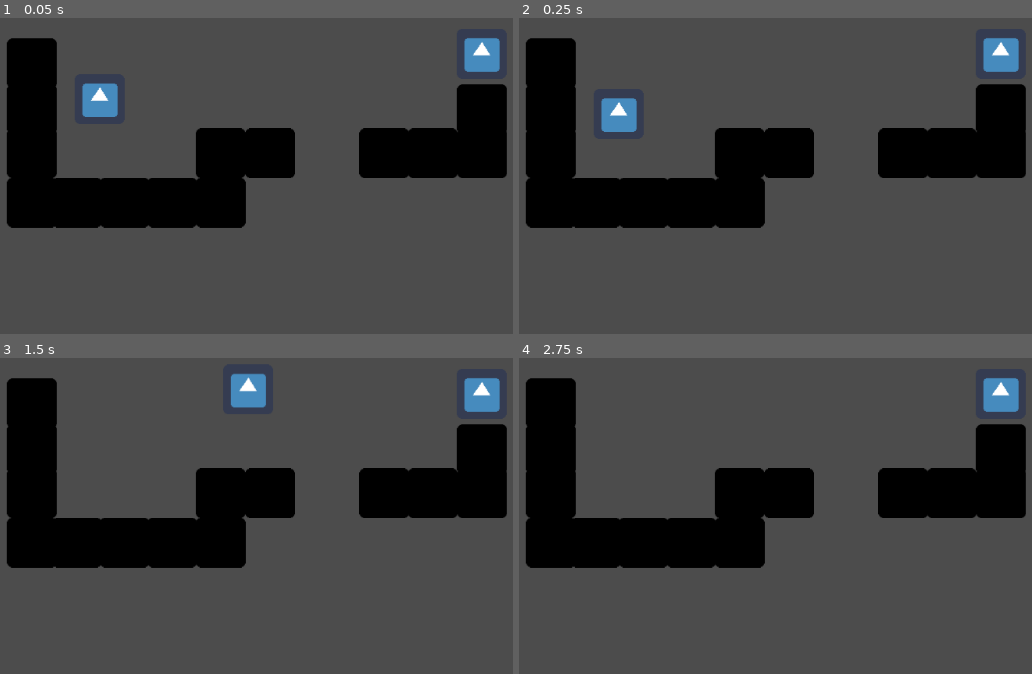
Above: before the commit, frames 1-4 (two rows, left to right).
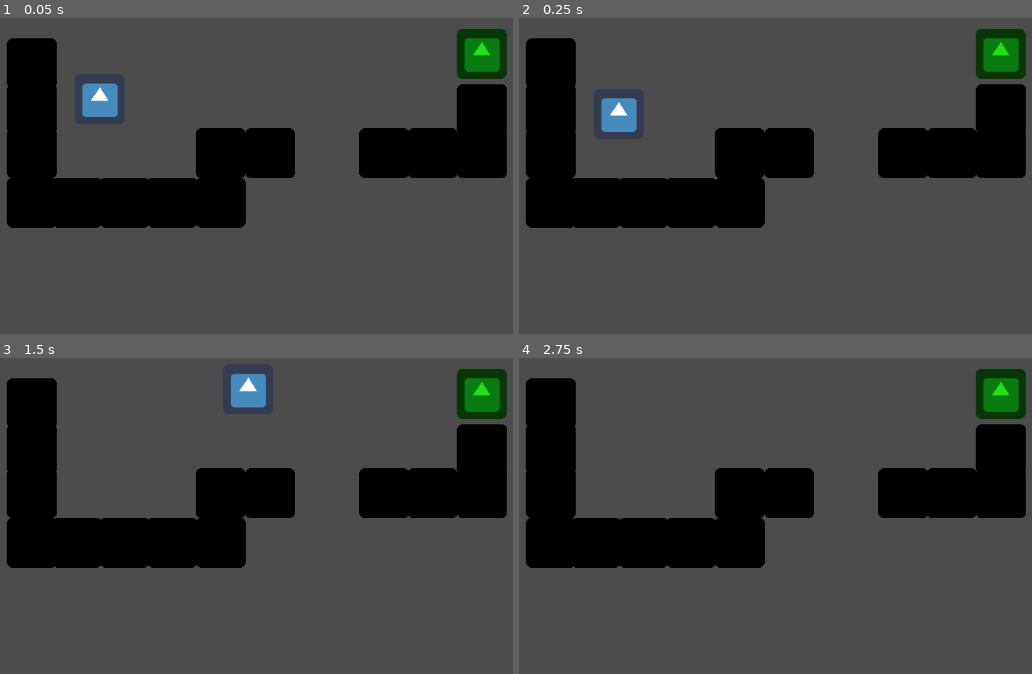
Above: after the commit, the same moments.

Repository: auslynn/07-2D-Platformer
Game: Godot game, scene res://World.tscn
The game is run twice, just before and just after one commit, with the same random seed, the same clock (stepped at 60 frames per second) and the same inputs. The engine's default icon, where the game draws it, is replaced by a stand-in: a white triangle on a blue panel in a dark square.
Inputs:
- Up to frame 1 (0.05 s): no input
- Up to frame 2 (0.25 s): no input
- Up to frame 3 (1.5 s): hold Right (ui_right) from 0.53 s (still down); tap Up (ui_up) at 0.77 s
- Up to frame 4 (2.75 s): tap Up (ui_up) at 1.52 s; release Right (ui_right) at 2.03 s; hold Left (ui_left) from 2.03 s (still down)

The runs differ from the first frame. In frame 1, 1.5% of the frame differs, in the area x 89-99%, y 3-20%; in frame 2, 1.5%; in frame 3, 1.5%; in frame 4, 1.5%.

Commit message:
changed colors on tp

Diff:
--- a/World.tscn
+++ b/World.tscn
@@ -220,6 +220,7 @@
 }
 
 [node name="icon" type="Sprite" parent="Area2D"]
+modulate = Color( 0.133333, 0.890196, 0.0901961, 1 )
 position = Vector2( -0.646912, -1.13126 )
 texture = ExtResource( 1 )
 
--- a/World2.tscn
+++ b/World2.tscn
@@ -220,6 +220,7 @@
 }
 
 [node name="icon" type="Sprite" parent="Area2D"]
+modulate = Color( 0.196078, 0.92549, 0.0705882, 1 )
 position = Vector2( -0.476257, -2.01103 )
 texture = ExtResource( 1 )
 
